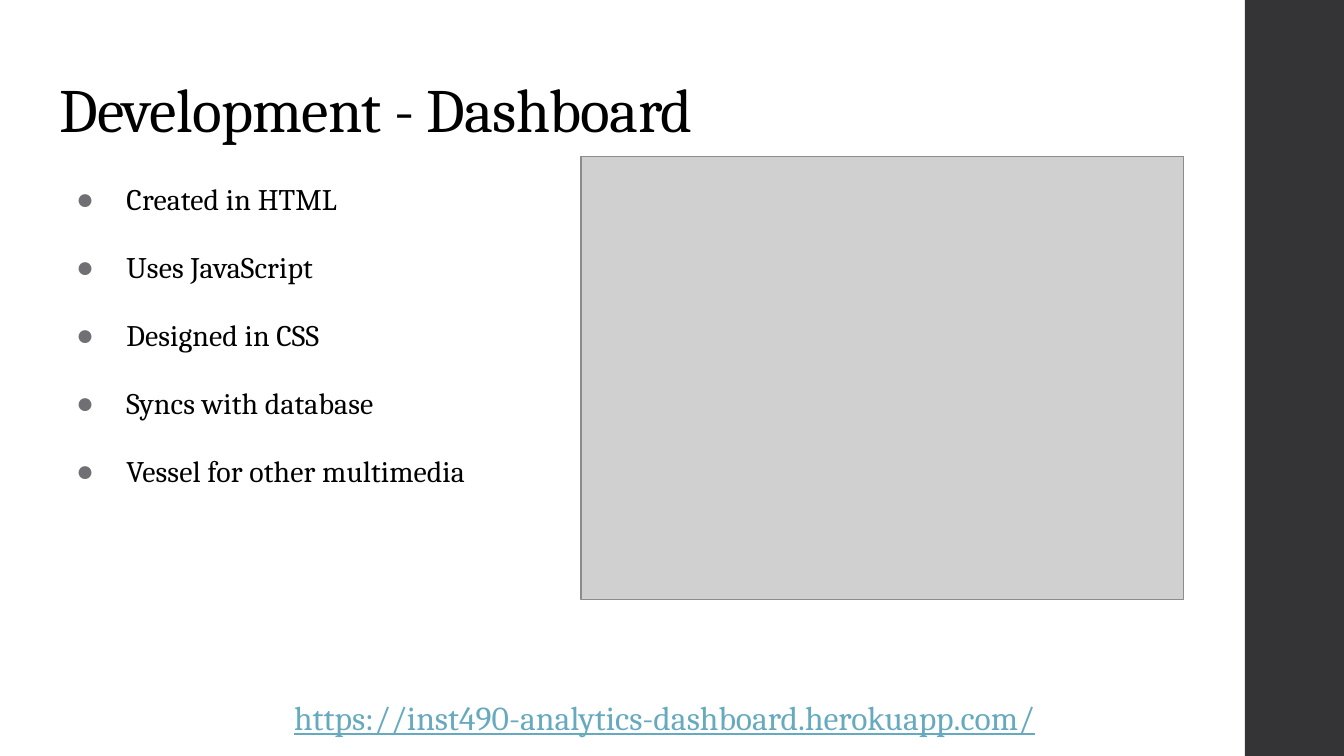
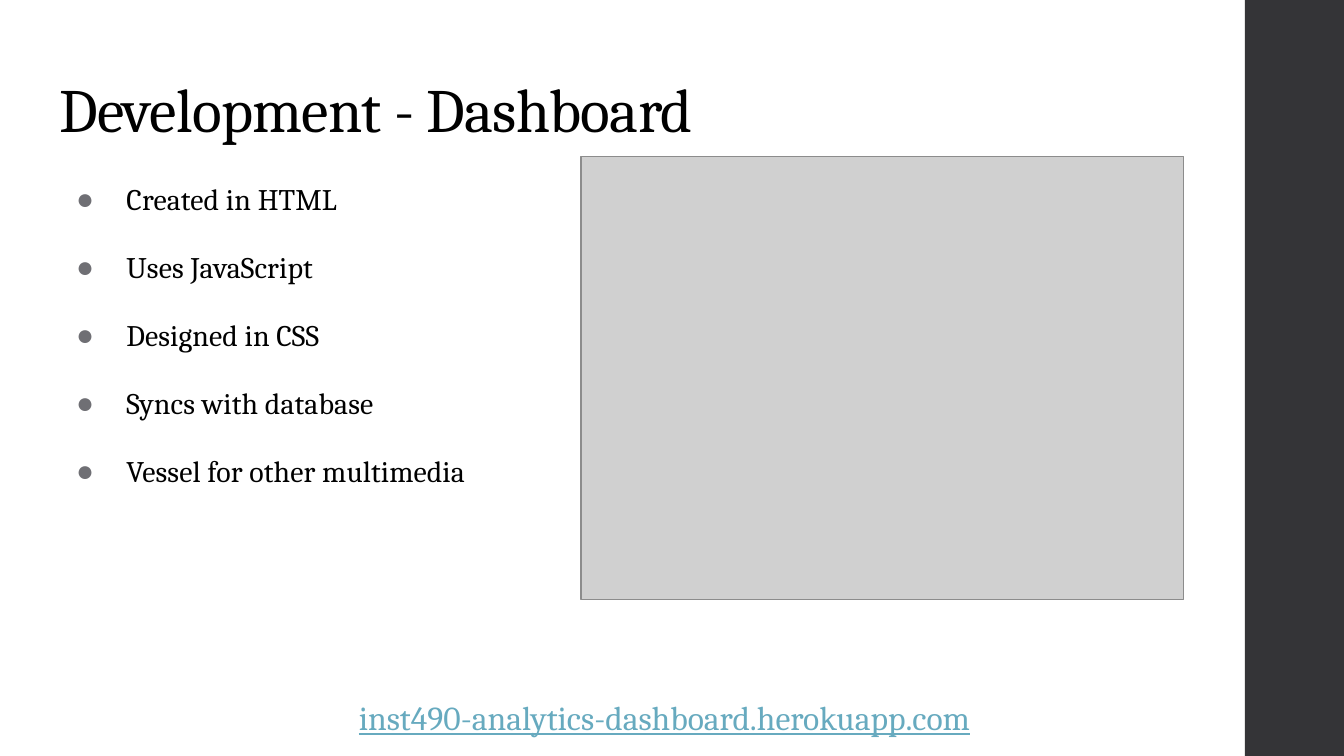
Before and after one commit to connormcdxc/Analytics-Dashboard, a slide deck: slide 4 of public/pdf/Capstone Presentation.pptx. Drawn at 1344x756 pixels with LibreOffice and Linux fonts; fonts in the diff are those of the drawing; grey boxes stand for pictures. Boxes give left, top, right and bottom in pixels: in the first picture for what was removed or moved away, otherwise in the second. Text is boxed around its words. In the diff, an @@ line names an element or a change of style, - is before the commit and + after.

```diff
--- a/public/pdf/Capstone Presentation.pptx
+++ b/public/pdf/Capstone Presentation.pptx
@@ text at (359, 706, 970, 738): text changed @@
-https://inst490-analytics-dashboard.herokuapp.com/
+inst490-analytics-dashboard.herokuapp.com
```
Also in this commit, not shown: 5 other slides changed.
